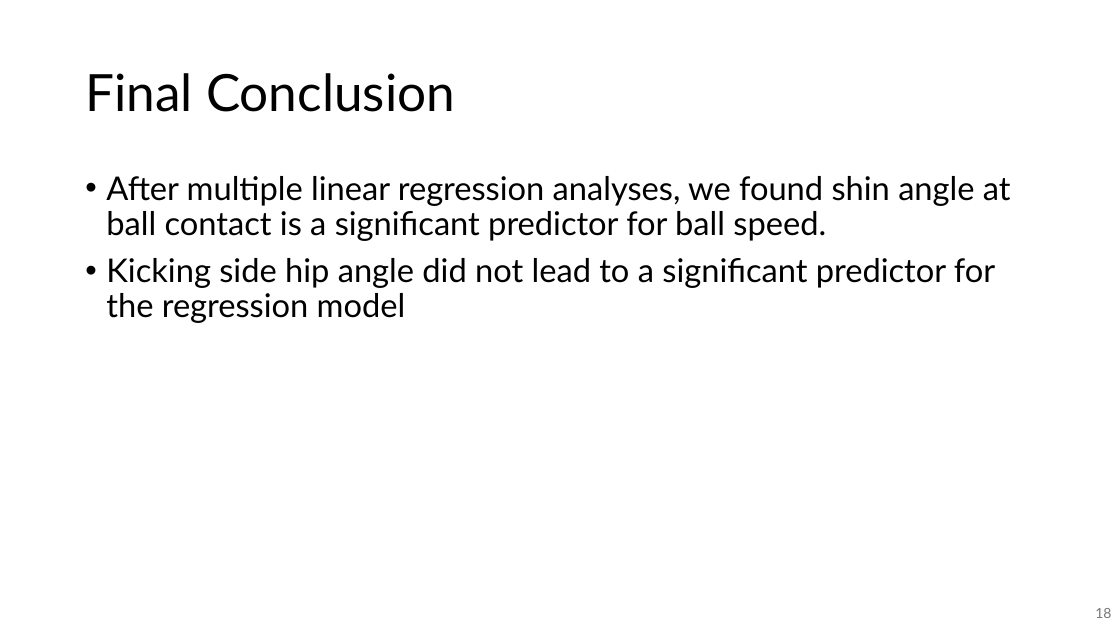
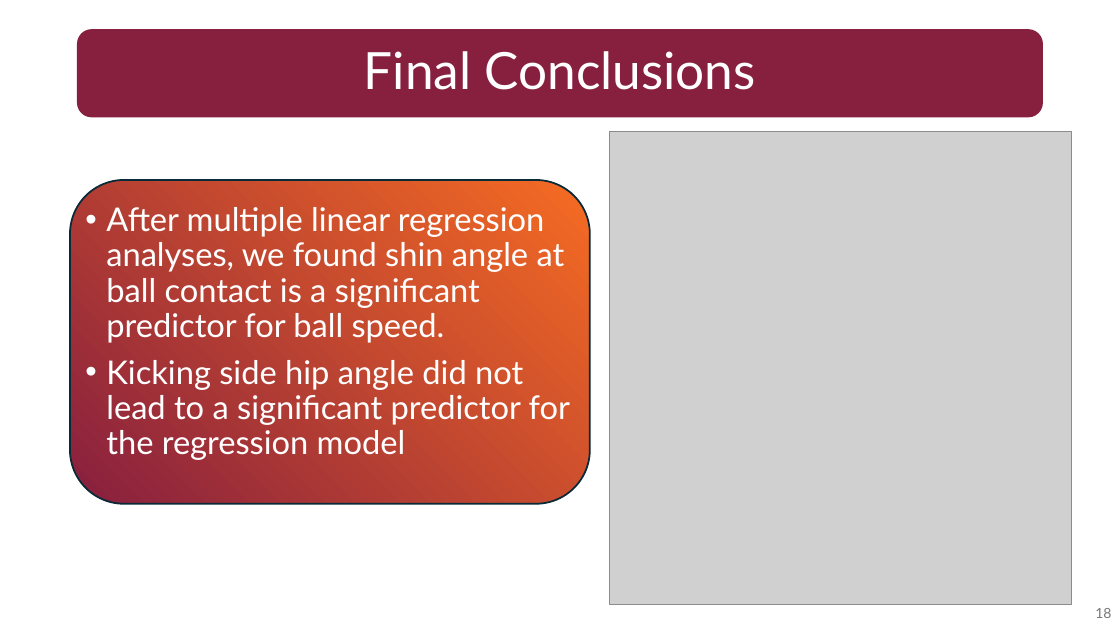
Before and after one commit to emmyregal/Soccer-Computer-Vision, a slide deck: slide 18 of Sport Presetation.pptx. Drawn at 1120x630 pixels with LibreOffice and Linux fonts; fonts in the diff are those of the drawing; grey boxes stand for pictures. Boxes give left, top, right and bottom in pixels: in the first picture for what was removed or moved away, otherwise in the second. Text is boxed around its words. In the diff, an @@ line names an element or a change of style, - is before the commit and + after.

```diff
--- a/Sport Presetation.pptx
+++ b/Sport Presetation.pptx
@@ rounded rectangle "Final Conclusions": place and size @@
-rounded rectangle "Final Conclusions" at [85, 73, 455, 112]
+rounded rectangle "Final Conclusions" at [77, 29, 1044, 118]
@@ rounded rectangle "Final Conclusions" at [77, 29, 1044, 118]: fill none to #871F3E @@
@@ text in rounded rectangle at [364, 51, 755, 90]: text changed; text colour #000000 to #FFFFFF @@
-Final Conclusion
+Final Conclusions
@@ picture added at [610, 131, 1071, 604] @@
@@ rounded rectangle added at [70, 180, 590, 503], fill gradient #871F3E to #F76D24, outline #092A39 1.5 pt @@
@@ text "After multiple linear regression analyses, ...": place and size @@
-text "After multiple linear regression analyses, ..." at [106, 176, 1011, 323]
+text "After multiple linear regression analyses, ..." at [106, 207, 570, 460]
@@ text "After multiple linear regression analyses, ..." at [106, 207, 570, 460]: text colour #000000 to #FFFFFF @@
```
Also in this commit, not shown: 8 other slides changed, 6 slides added, 6 slides removed.
